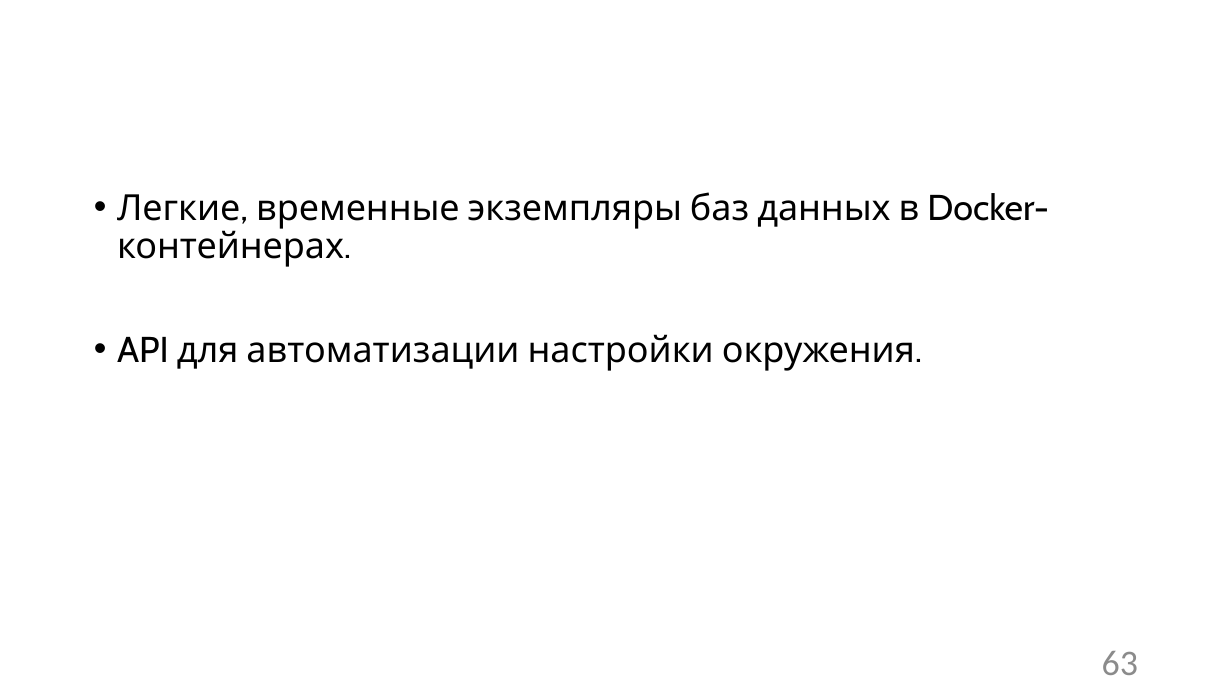
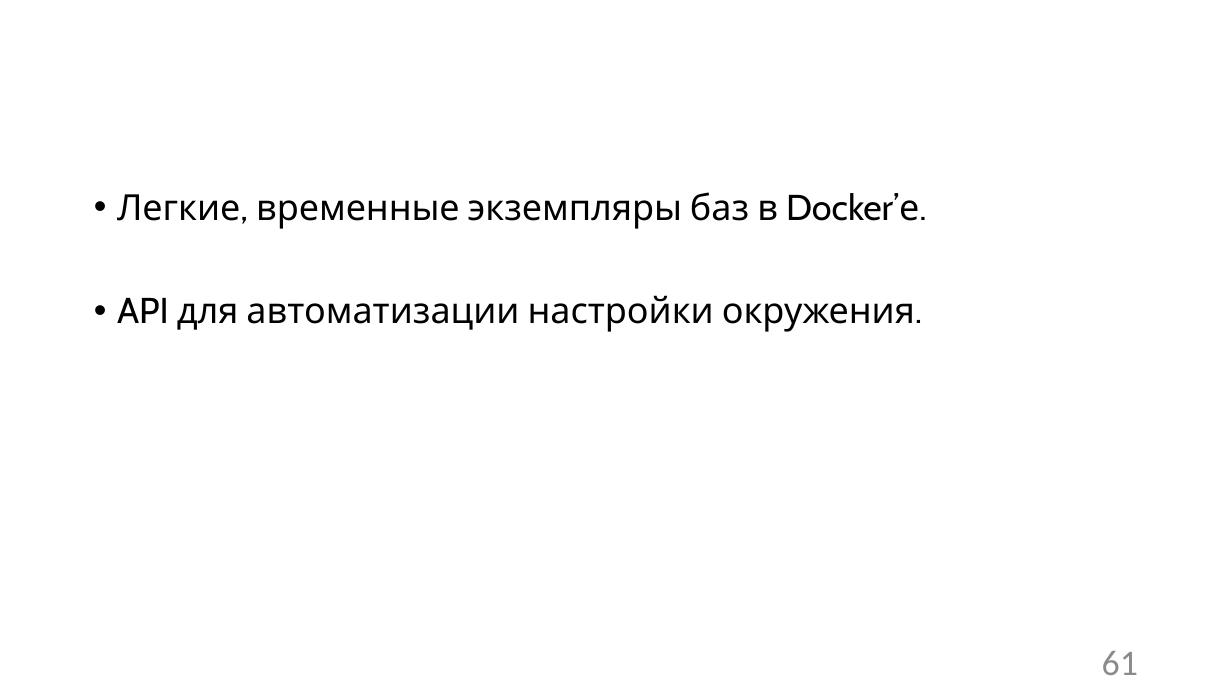
Before and after one commit to Sa1Gur/DbTest.Containers, a slide deck: slide 61 of DbaseTesting.pptx (slide 63 before the commit). Drawn at 1232x693 pixels with LibreOffice and Linux fonts; fonts in the diff are those of the drawing; background and template pictures are left out. Boxes give left, top, right and bottom in pixels: in the first picture for what was removed or moved away, otherwise in the second. Text is boxed around its words. In the diff, an @@ line names an element or a change of style, - is before the commit and + after.

```diff
--- a/DbaseTesting.pptx
+++ b/DbaseTesting.pptx
@@ text at bbox=[117, 192, 919, 229]: text changed @@
-• Легкие, временные экземпляры баз данных в Docker-контейнерах.
+• Легкие, временные экземпляры баз в Docker’е.
@@ page number at bbox=[1102, 651, 1138, 675]: text changed @@
-63
+61
```
Also in this commit, not shown: 13 other slides changed, 2 slides removed.
